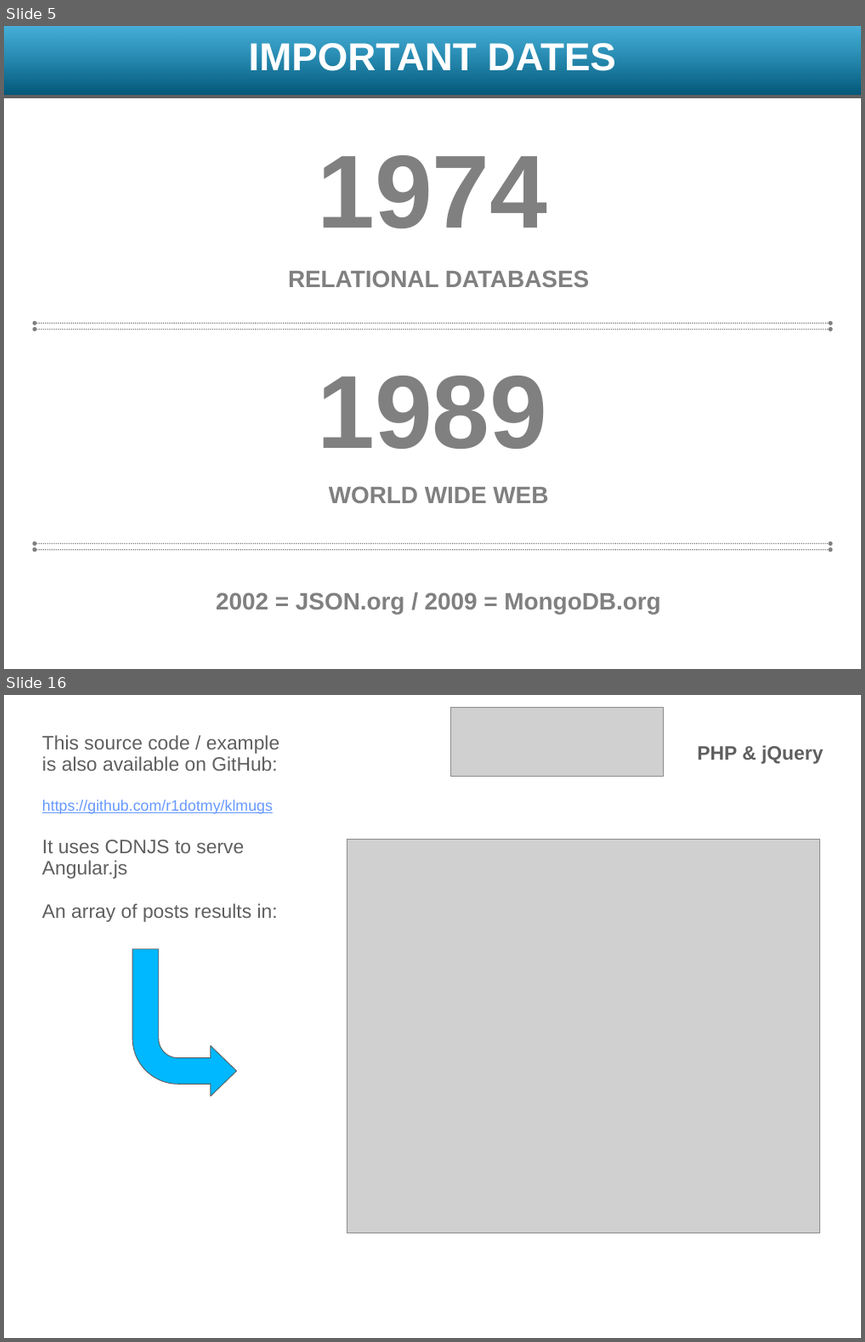
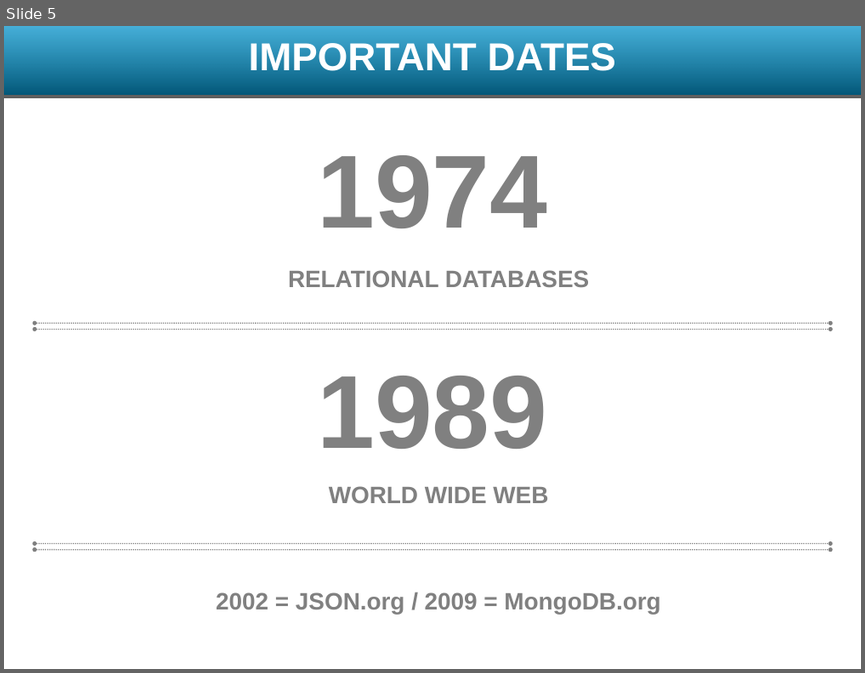
Before and after one commit to meghangill/klmugs, a slide deck: presentations/klmug-11/JSON.pptx. Shown one above the other, each under a label of ours: slides 5 and 16 before the commit, slide 5 after it; the slides between them are not shown. The pictures are 865x1342 and 865x673 pixels, drawn with LibreOffice and Linux fonts; fonts in the diff are those of the drawing; grey boxes stand for pictures; background and template pictures are left out. Boxes give left, top, right and bottom in pixels: in the first picture for what was removed or moved away, otherwise in the second. Text is boxed around its words. In the diff, an @@ line names an element or a change of style, - is before the commit and + after.

```diff
--- a/presentations/klmug-11/JSON.pptx
+++ b/presentations/klmug-11/JSON.pptx
@@ slide 16 removed at [4,695,861,1338], background picture (left out) @@
@@ picture removed at [451,708,664,776] @@
@@ text removed at [42,735,279,922] @@
-This source code / example is also available on GitHub:
-https://github.com/r1dotmy/klmugs
-It uses CDNJS to serve Angular.js
-An array of posts results in:
@@ text removed at [697,745,823,764] @@
-PHP & jQuery
@@ picture removed at [347,839,820,1232] @@
@@ bent arrow removed at [132,949,236,1096] @@
```
Also in this commit, not shown: 7 slides changed, 10 slides added, 5 other slides removed, 2 other files.
